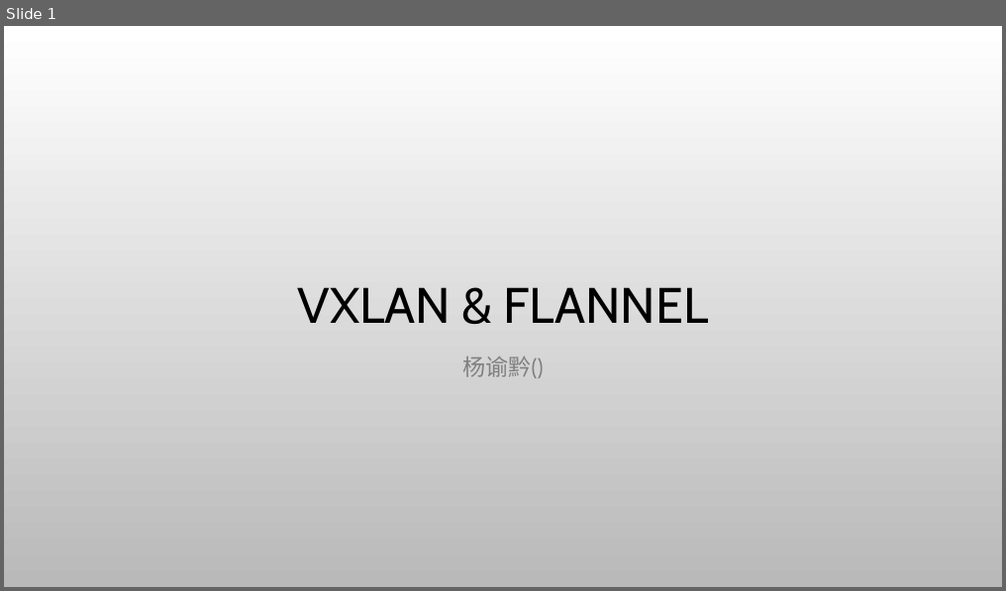
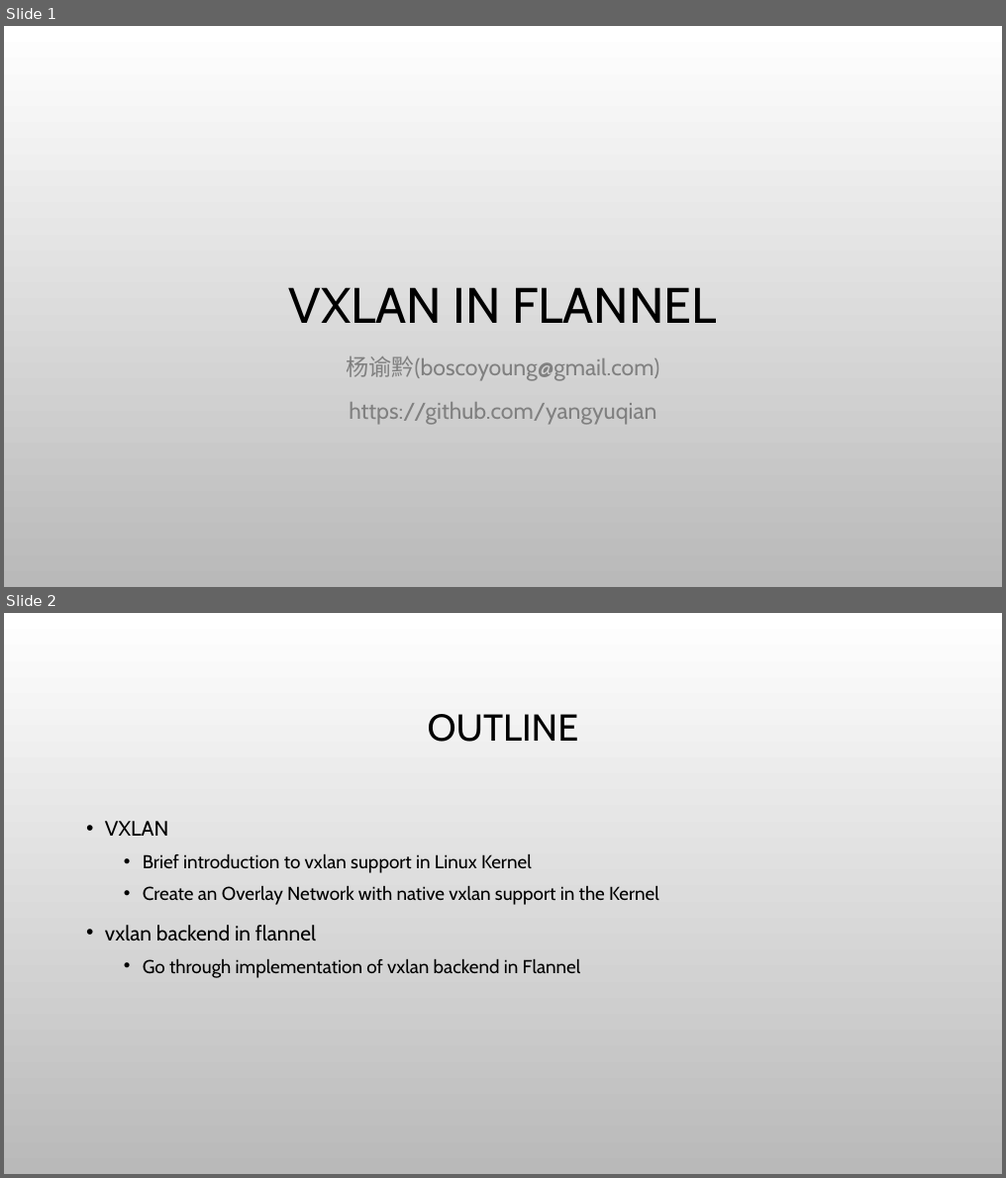
Before and after one commit to yangyuqian/k8s-the-hard-way, a slide deck: ppt/vxlan-flannel-cn.pptx. Shown one above the other, each under a label of ours: slide 1 before the commit, slides 1 and 2 after it. The pictures are 1006x591 and 1006x1178 pixels, drawn with LibreOffice and Linux fonts; fonts in the diff are those of the drawing; background and template pictures are left out. Boxes give left, top, right and bottom in pixels: in the first picture for what was removed or moved away, otherwise in the second. Text is boxed around its words. In the diff, an @@ line names an element or a change of style, - is before the commit and + after.

```diff
--- a/ppt/vxlan-flannel-cn.pptx
+++ b/ppt/vxlan-flannel-cn.pptx
@@ slide 2 added at bbox=[4, 613, 1002, 1174], background picture (left out) @@
@@ title added at bbox=[428, 714, 579, 742], 36 pt, text #000000 @@
+OUTLINE
@@ text added at bbox=[105, 821, 659, 978], 18 pt, text #000000 @@
+• VXLAN
+  • Brief introduction to vxlan support in Linux Kernel
+  • Create an Overlay Network with native vxlan support in the Kernel
+• vxlan backend in flannel
+  • Go through implementation of vxlan backend in Flannel
@@ slide 1 changed as well @@
@@ title at bbox=[289, 287, 717, 323]: text changed @@
-VXLAN & FLANNEL
+VXLAN IN FLANNEL
@@ subtitle at bbox=[346, 357, 659, 425]: text changed @@
-杨谕黔()
+杨谕黔(boscoyoung@gmail.com)
+https://github.com/yangyuqian
```
Also in this commit, not shown: 11 other slides added.
